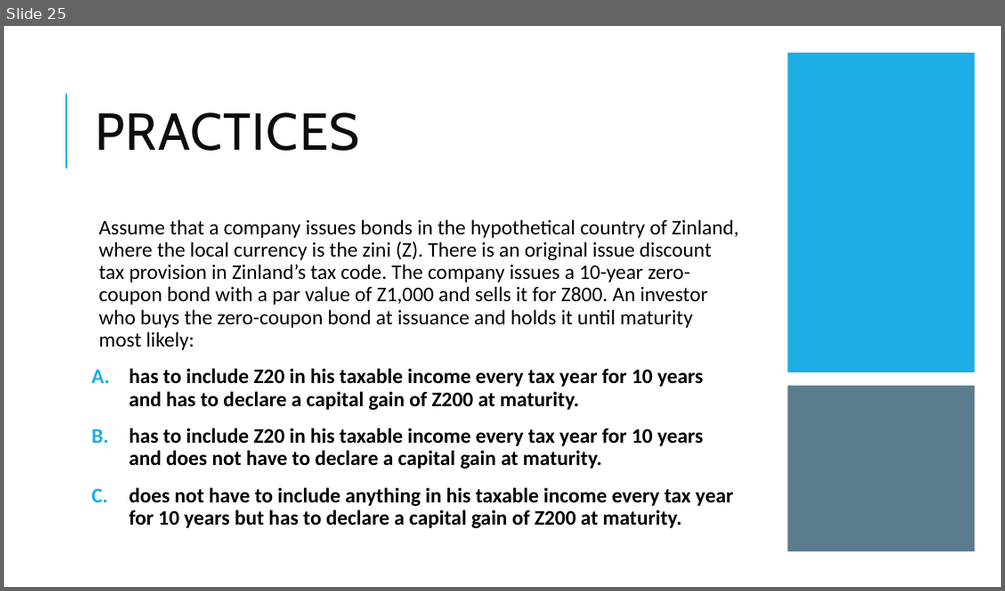
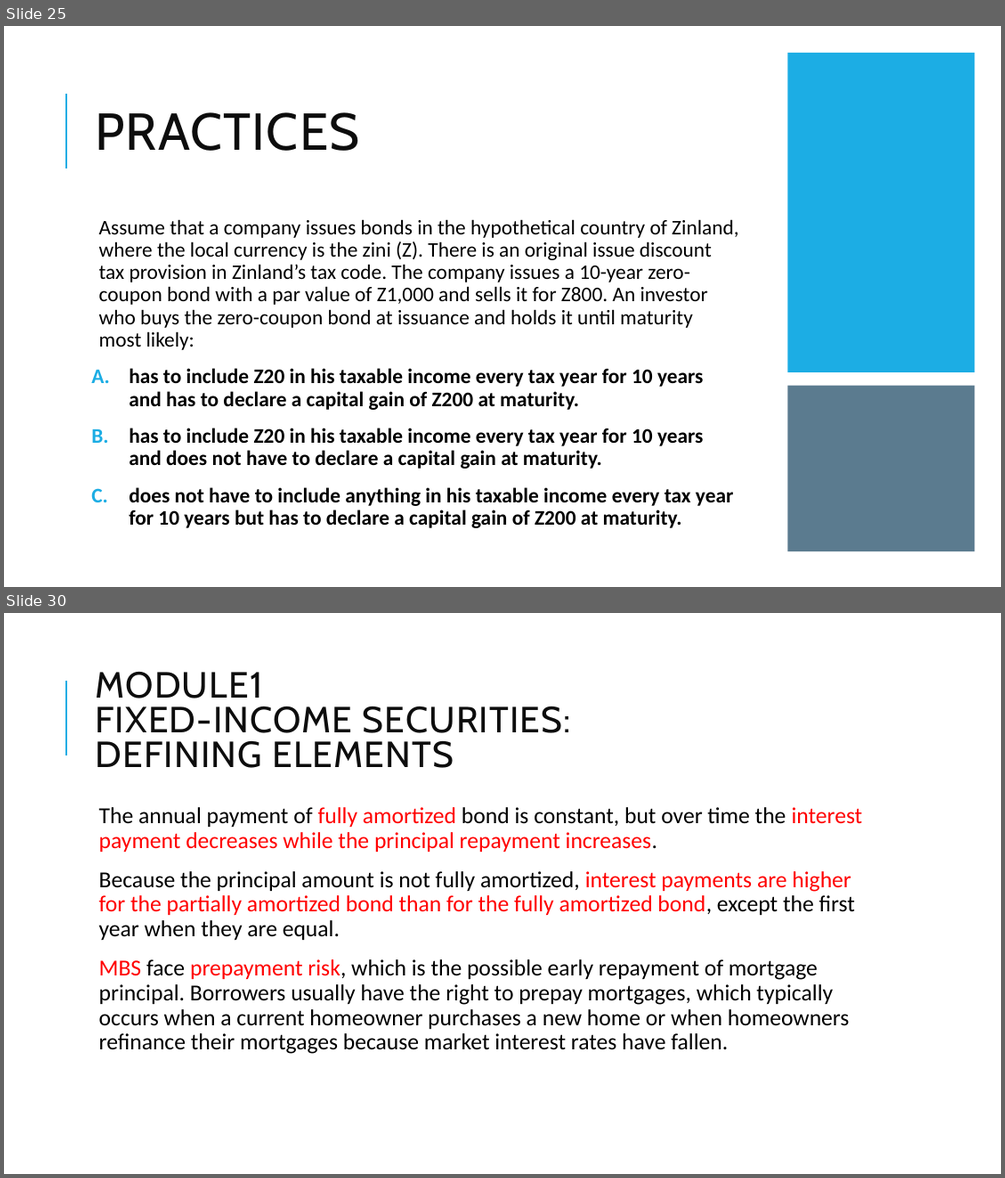
Before and after one commit to Isco0530/data, a slide deck: Fixed Income.pptx. Shown one above the other, each under a label of ours: slide 25 before the commit, slides 25 and 30 after it; the slides between them are not shown. The pictures are 1005x591 and 1005x1178 pixels, drawn with LibreOffice and Linux fonts; fonts in the diff are those of the drawing. Boxes give left, top, right and bottom in pixels: in the first picture for what was removed or moved away, otherwise in the second. Text is boxed around its words. In the diff, an @@ line names an element or a change of style, - is before the commit and + after.

```diff
--- a/Fixed Income.pptx
+++ b/Fixed Income.pptx
@@ slide 30 added at box(4, 613, 1001, 1174), background #FFFFFF; not listed: 1 template element that a slide beside it also shows @@
@@ title added at box(95, 672, 571, 768), 35 pt, text #0D0D0D @@
+MODULE1
+FIXED-INCOME SECURITIES:
+DEFINING ELEMENTS
@@ text added at box(99, 807, 863, 1054), 22 pt, text #000000 @@
+  The annual payment of fully amortized bond is constant, but over time the interest payment decreases while the principal repayment increases.
+  Because the principal amount is not fully amortized, interest payments are higher for the partially amortized bond than for the fully amortized bond, except the first year when they are equal.
+  MBS face prepayment risk, which is the possible early repayment of mortgage principal. Borrowers usually have the right to prepay mortgages, which typically occurs when a current homeowner purchases a new home or when homeowners refinance their mortgages because market interest rates have fallen.
```
Also in this commit, not shown: 8 other slides added.
